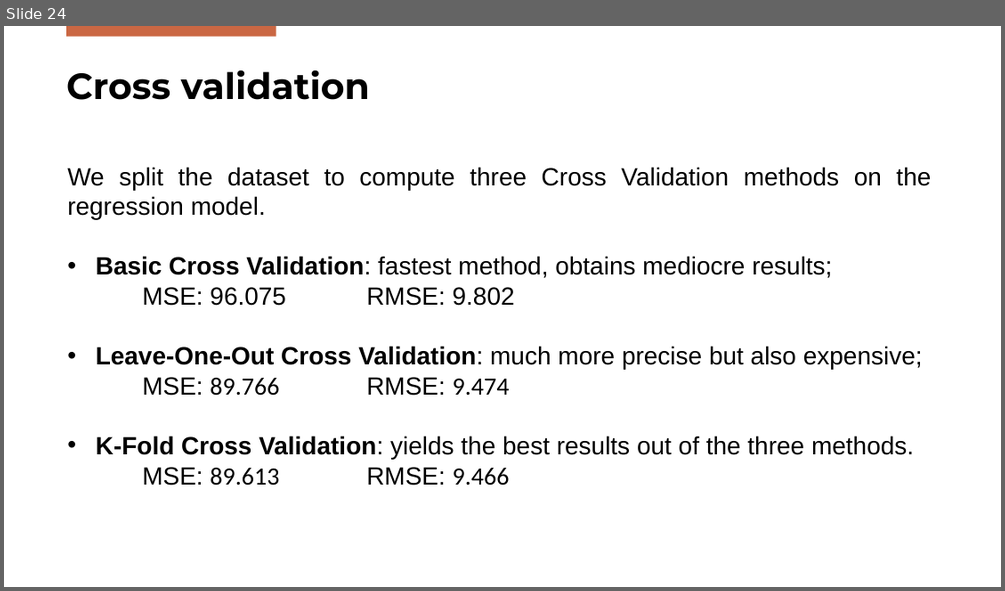
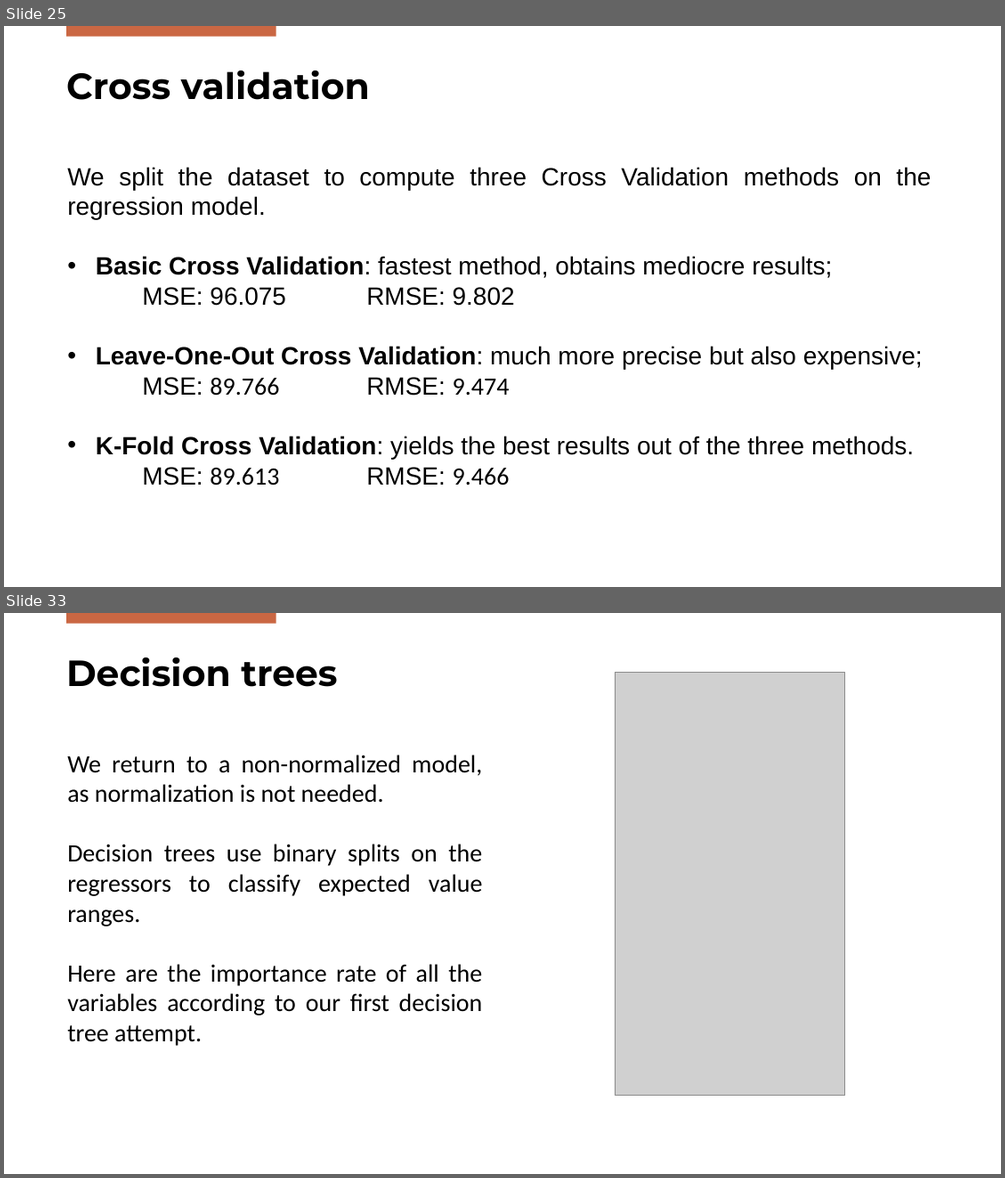
Before and after one commit to DanieleGotti/Food_Delivery_Time_Prediction, a slide deck: Presentazione_Gotti_Mazzoleni.pptx. Shown one above the other, each under a label of ours: slide 24 before the commit, slides 25 and 33 after it; the slides between them are not shown. The pictures are 1005x591 and 1005x1178 pixels, drawn with LibreOffice and Linux fonts; fonts in the diff are those of the drawing; grey boxes stand for pictures; background and template pictures are left out. Boxes give left, top, right and bottom in pixels: in the first picture for what was removed or moved away, otherwise in the second. Text is boxed around its words. In the diff, an @@ line names an element or a change of style, - is before the commit and + after.

```diff
--- a/Presentazione_Gotti_Mazzoleni.pptx
+++ b/Presentazione_Gotti_Mazzoleni.pptx
@@ slide 33 added at [4, 613, 1001, 1174], background #FFFFFF; not listed: 1 template element that a slide beside it also shows @@
@@ title added at [66, 657, 337, 687], 35 pt, text #000000, bold @@
+Decision trees
@@ picture added at [615, 672, 845, 1095] @@
@@ text added at [67, 755, 483, 1046], 24 pt, text #000000 @@
+We return to a non-normalized model, as normalization is not needed.
+Decision trees use binary splits on the regressors to classify expected value ranges.
+Here are the importance rate of all the variables according to our first decision tree attempt.
@@ what was slide 24 is now slide 25 @@
```
Also in this commit, not shown: 2 slides changed, 9 other slides added, 19 other files.
